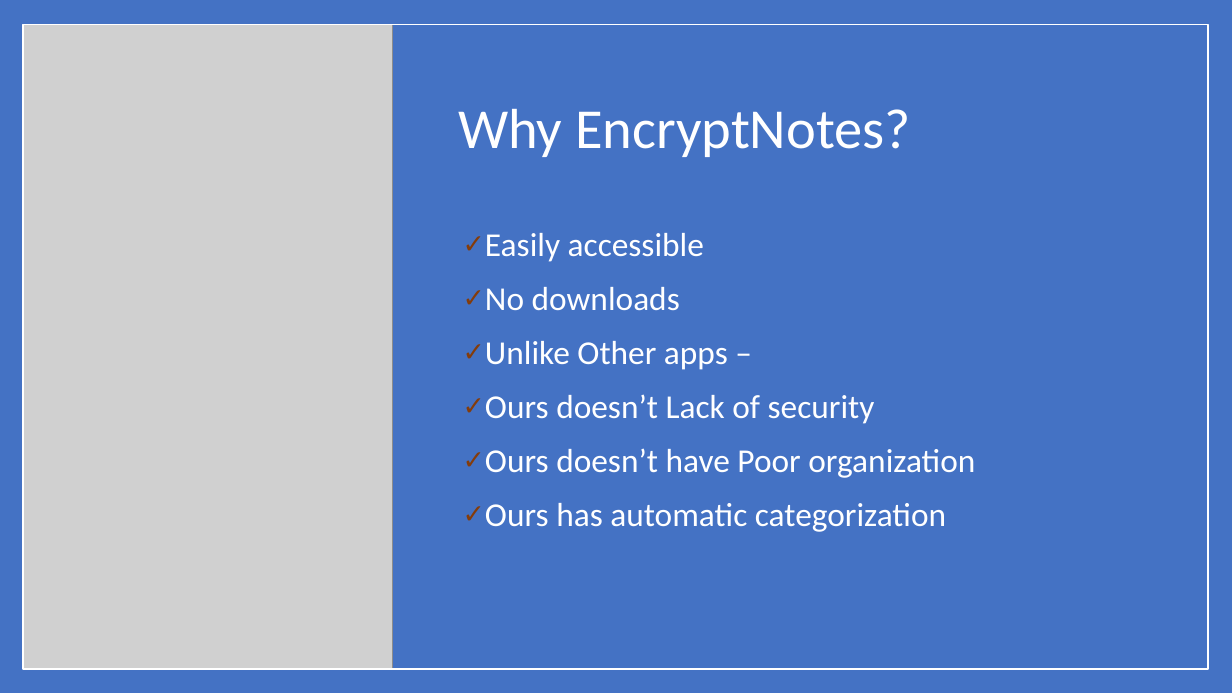
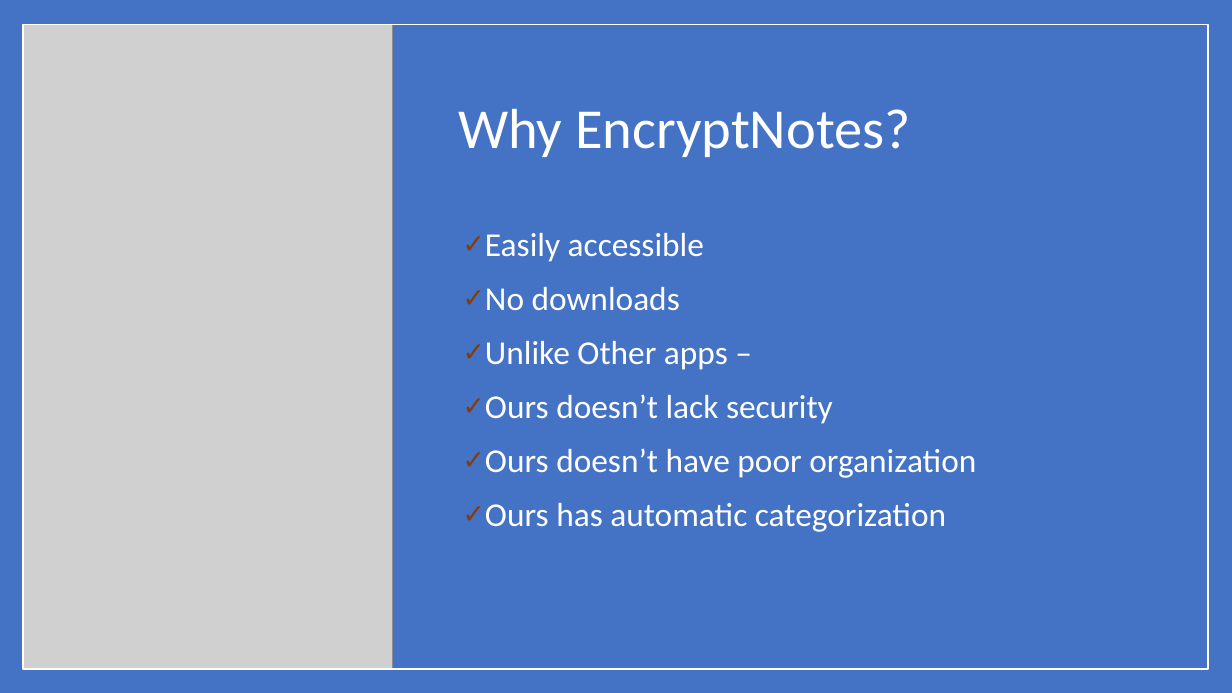
Before and after one commit to Dwaddle26/EncryptNotes, a slide deck: slide 3 of Phase 4 Documentation/Team_2_Presentation_4_V2.pptx. Drawn at 1232x693 pixels with LibreOffice and Linux fonts; fonts in the diff are those of the drawing; grey boxes stand for pictures. Boxes give left, top, right and bottom in pixels: in the first picture for what was removed or moved away, otherwise in the second. Text is boxed around its words. In the diff, an @@ line names an element or a change of style, - is before the commit and + after.

```diff
--- a/Phase 4 Documentation/Team_2_Presentation_4_V2.pptx
+++ b/Phase 4 Documentation/Team_2_Presentation_4_V2.pptx
@@ text at [485,394,976,478]: text changed @@
-✓ Ours doesn’t Lack of security
-✓ Ours doesn’t have Poor organization
+✓ Ours doesn’t lack security
+✓ Ours doesn’t have poor organization
```
Also in this commit, not shown: 14 other files.
